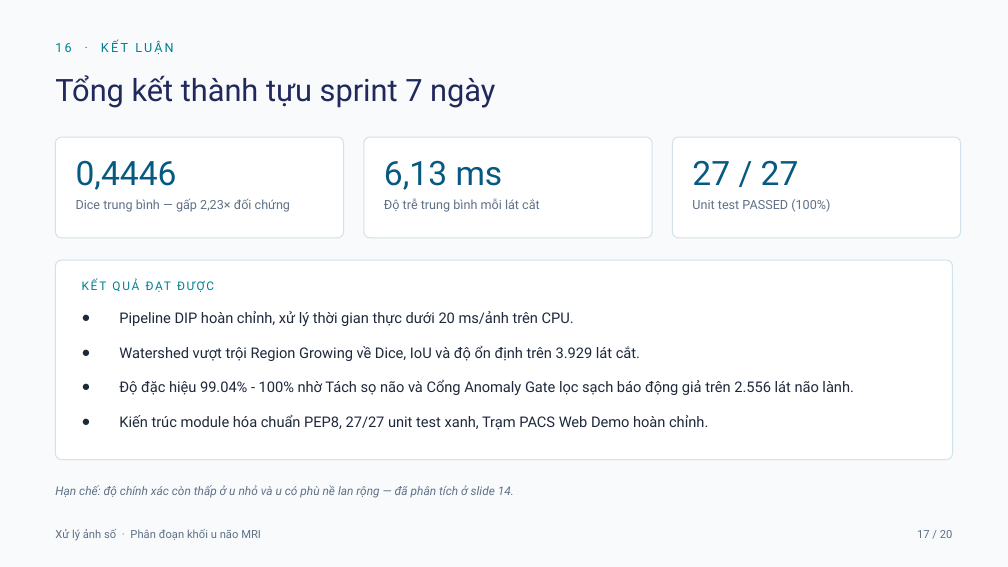
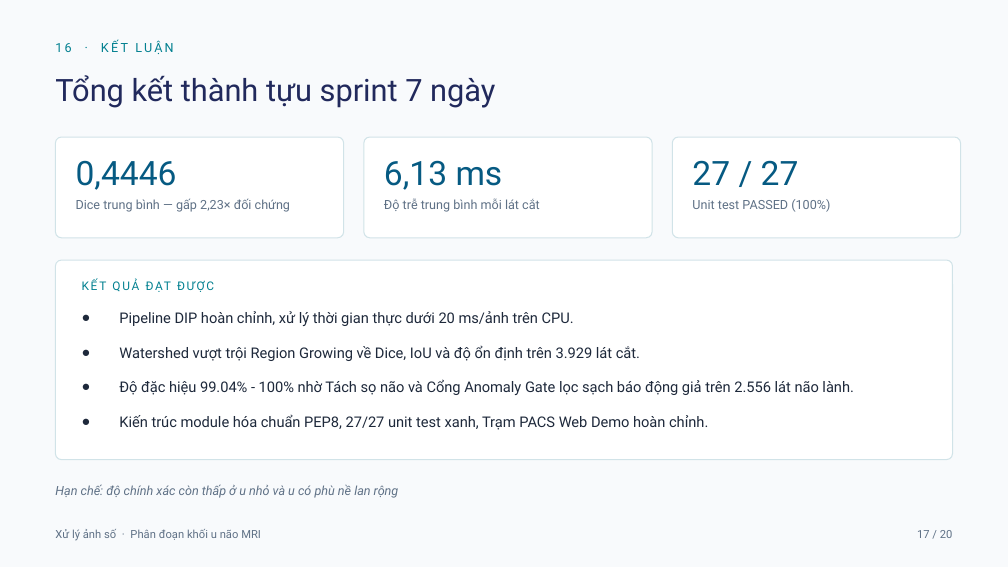
Before and after one commit to mtzwyu/brain-tumor-mri-segmentation, a slide deck: slide 17 of reports/SLIDE_THUYET_TRINH_XLAS.pptx. Drawn at 1008x567 pixels with LibreOffice and Linux fonts; fonts in the diff are those of the drawing. Boxes give left, top, right and bottom in pixels: in the first picture for what was removed or moved away, otherwise in the second. Text is boxed around its words. In the diff, an @@ line names an element or a change of style, - is before the commit and + after.

```diff
--- a/reports/SLIDE_THUYET_TRINH_XLAS.pptx
+++ b/reports/SLIDE_THUYET_TRINH_XLAS.pptx
@@ text at [55,484,399,498]: text changed; size 8.5 to 9 pt @@
-Hạn chế: độ chính xác còn thấp ở u nhỏ và u có phù nề lan rộng — đã phân tích ở slide 14.
+Hạn chế: độ chính xác còn thấp ở u nhỏ và u có phù nề lan rộng
```
Also in this commit, not shown: 14 other slides changed, 2 other files.
